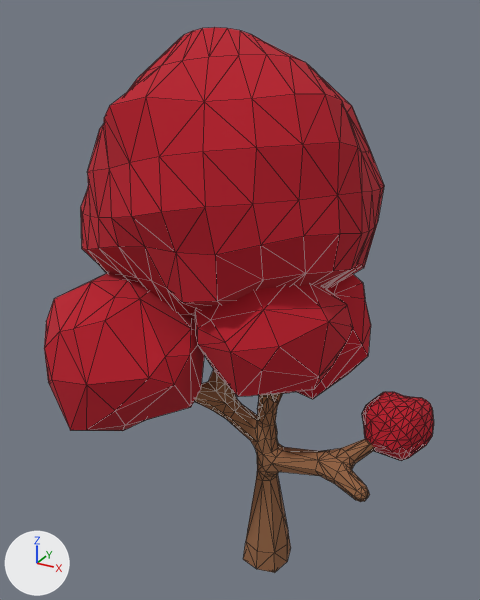
Two versions of the glTF model assets/models/trees/tree-dead-complete/tree-dead-complete-9-012.glb, one commit apart.
Both versions are drawn from a 50 mm lens placed at (1.71, -1.883, 4.853), pointed at (0.694, -0.036, 3.93). Arrows for +X, +Y and +Z are at lower left; the lights stay in place. The older version comes first. Mesh edges are drawn as thin lines. Where no turn or scale is listed for an object, it has been applied to the vertices. Vertices at exactly the same position are counted once.
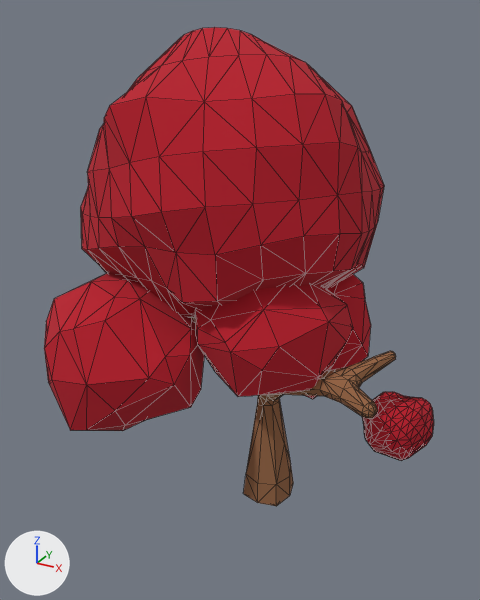
The newer file is also turned or shifted as a whole; pictures and numbers use the older file's frame.

Changed parts and their boxes (x1, y1, x2, y2) in the pictures (480 x 600 px):
'Object_1085', moved: before (194, 369, 375, 573); after (190, 317, 396, 506)

Diff of the bpy script that builds the scene:
```diff
--- a/assets/models/trees/tree-dead-complete/tree-dead-complete-9-012.glb.py
+++ b/assets/models/trees/tree-dead-complete/tree-dead-complete-9-012.glb.py
@@ me_object_564 @@
 # used by ob_object_1085; location = (0.871, -0.167, 3.624)
-me_object_564.from_pydata(...)  # 348 vertices, 692 faces; spans x -0.38..0.401, y -0.236..0.239, z -0.621..0.497
+me_object_564.from_pydata(...)  # 348 vertices, 692 faces; spans x -0.38..0.401, y -0.236..0.239, z -0.321..0.798
+# me_object_564 part 1: the whole mesh is moved by (0.0, 0.0, 0.3)
 me_object_564.materials.append(mat_brown_003)
```
